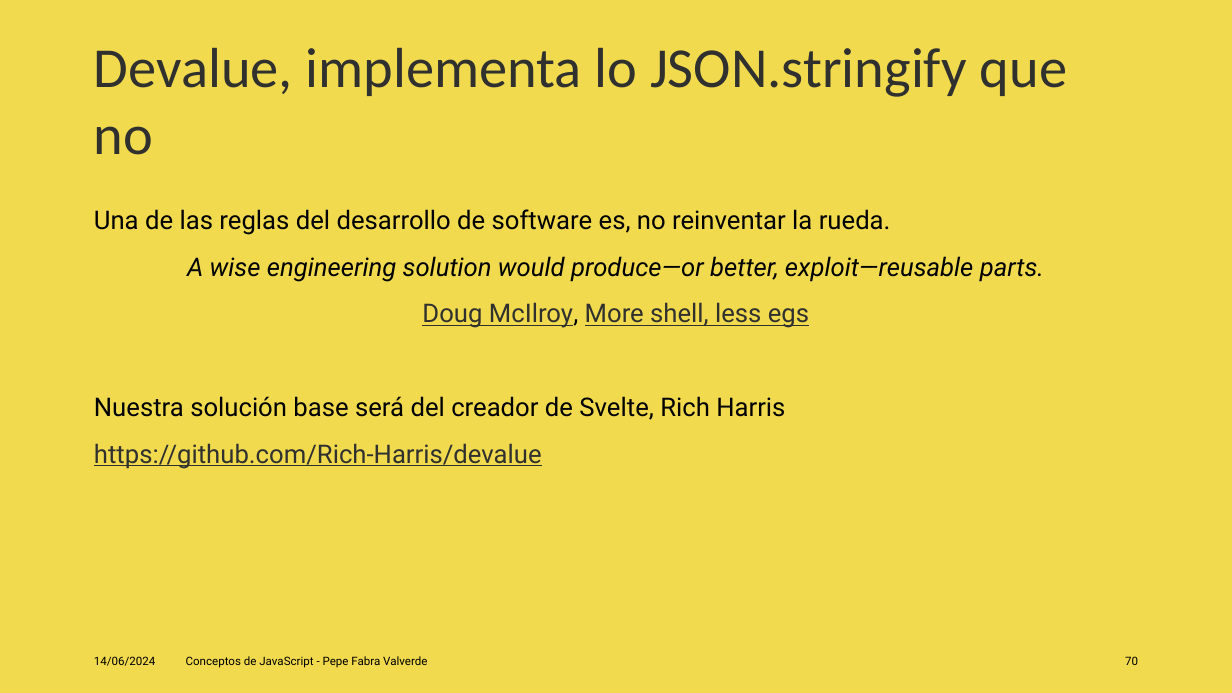
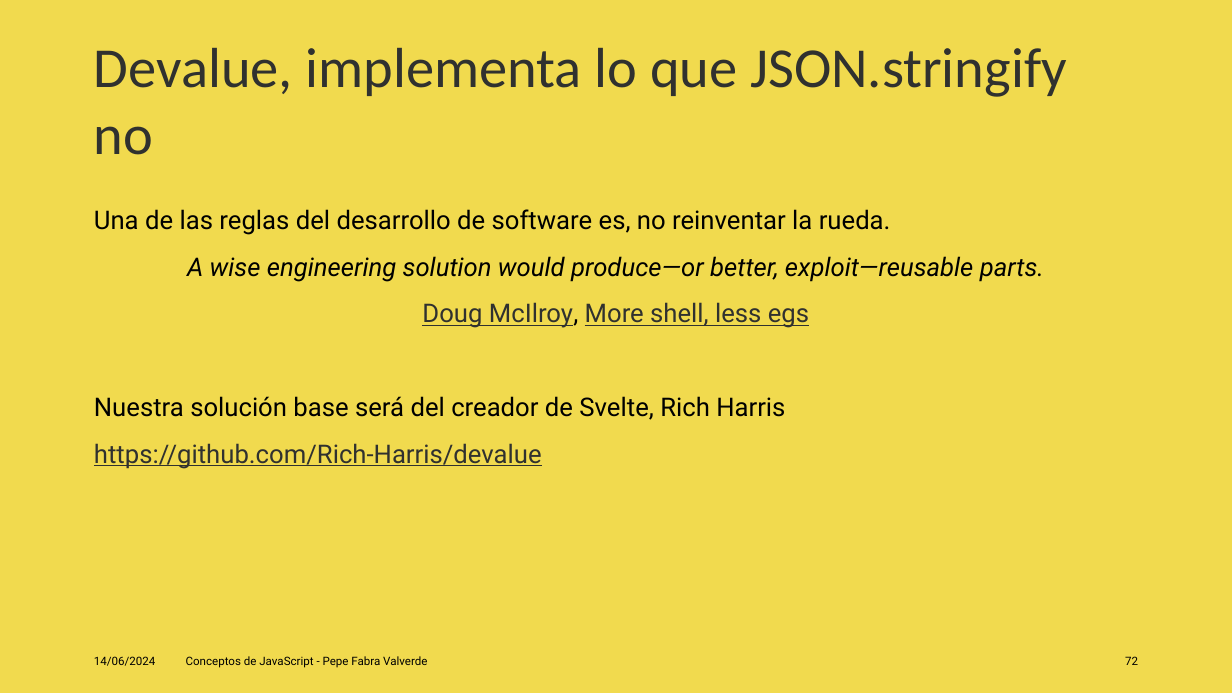
Before and after one commit to jofaval/talks-about, a slide deck: slide 72 of concepts-of-js/conceps-of-js.es.pptx (slide 70 before the commit). Drawn at 1232x693 pixels with LibreOffice and Linux fonts; fonts in the diff are those of the drawing. Boxes give left, top, right and bottom in pixels: in the first picture for what was removed or moved away, otherwise in the second. Text is boxed around its words. In the diff, an @@ line names an element or a change of style, - is before the commit and + after.

```diff
--- a/concepts-of-js/conceps-of-js.es.pptx
+++ b/concepts-of-js/conceps-of-js.es.pptx
@@ title at (x1=94, y1=48, x2=1067, y2=155): text changed @@
-Devalue, implementa lo JSON.stringify que no
+Devalue, implementa lo que JSON.stringify no
@@ page number at (x1=1125, y1=656, x2=1138, y2=665): text changed @@
-70
+72
```
Also in this commit, not shown: 34 other slides changed, 4 slides added, 2 slides removed, 3 other files.
